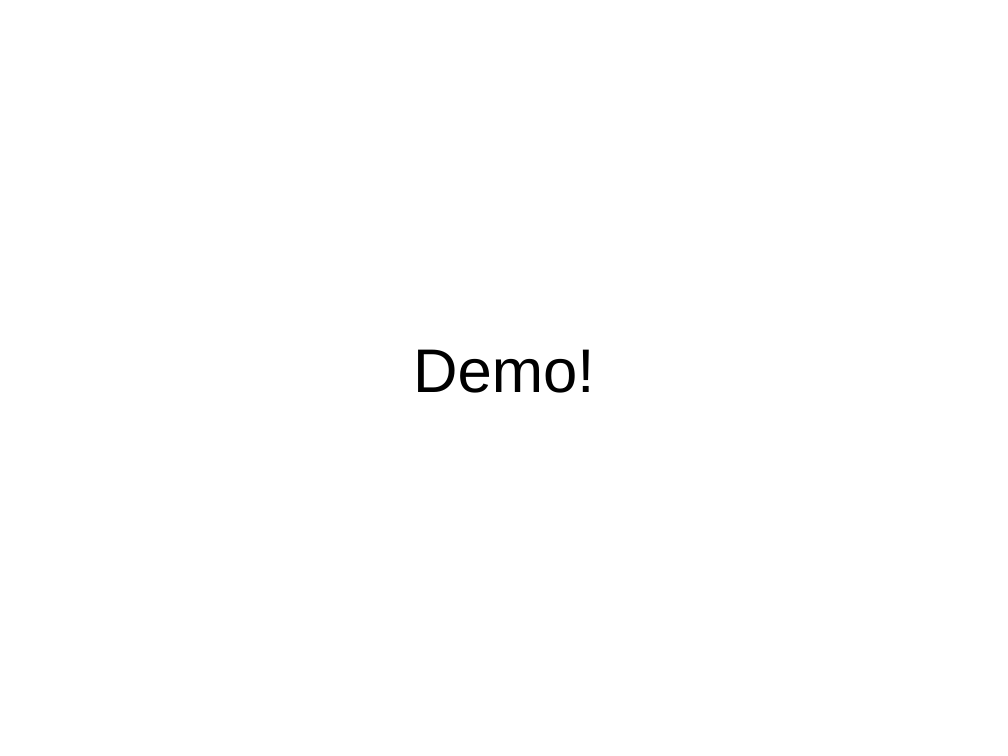
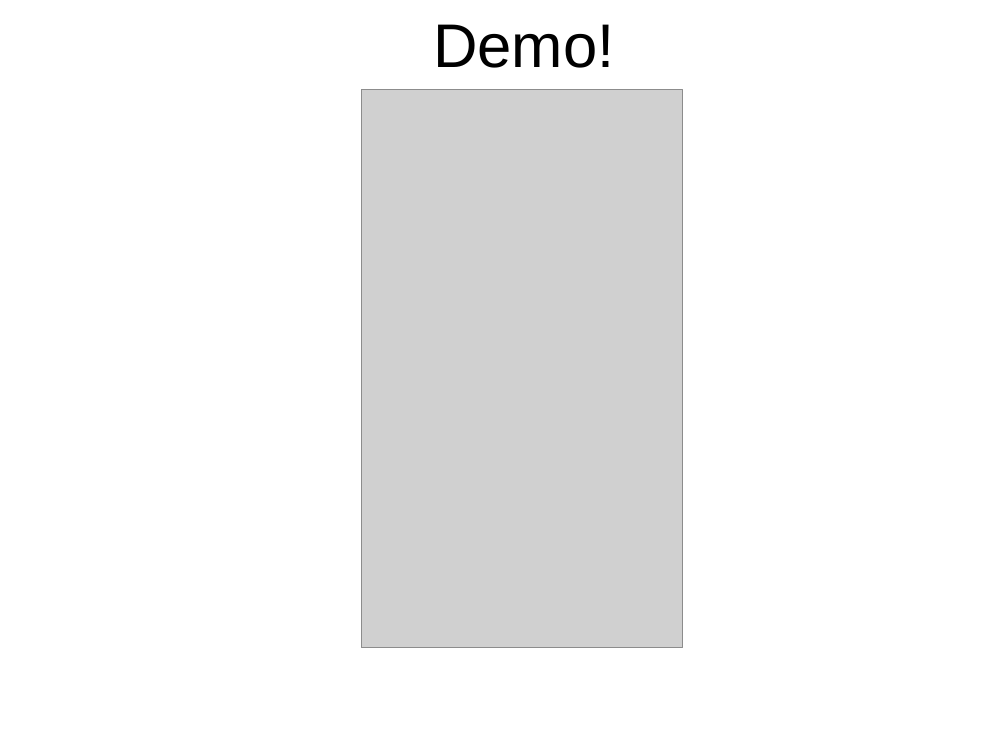
Before and after one commit to taposh/decision_science, a slide deck: slide 9 of Final_Presentation.pptx. Drawn at 1008x756 pixels with LibreOffice and Linux fonts; fonts in the diff are those of the drawing; grey boxes stand for pictures; background and template pictures are left out. Boxes give left, top, right and bottom in pixels: in the first picture for what was removed or moved away, otherwise in the second. Text is boxed around its words. In the diff, an @@ line names an element or a change of style, - is before the commit and + after.

```diff
--- a/Final_Presentation.pptx
+++ b/Final_Presentation.pptx
@@ text "Demo!": place and size @@
-text "Demo!" at (413,349,594,393)
+text "Demo!" at (433,24,614,68)
@@ picture added at (361,90,682,648) @@
```
Also in this commit, not shown: 1 other file.
